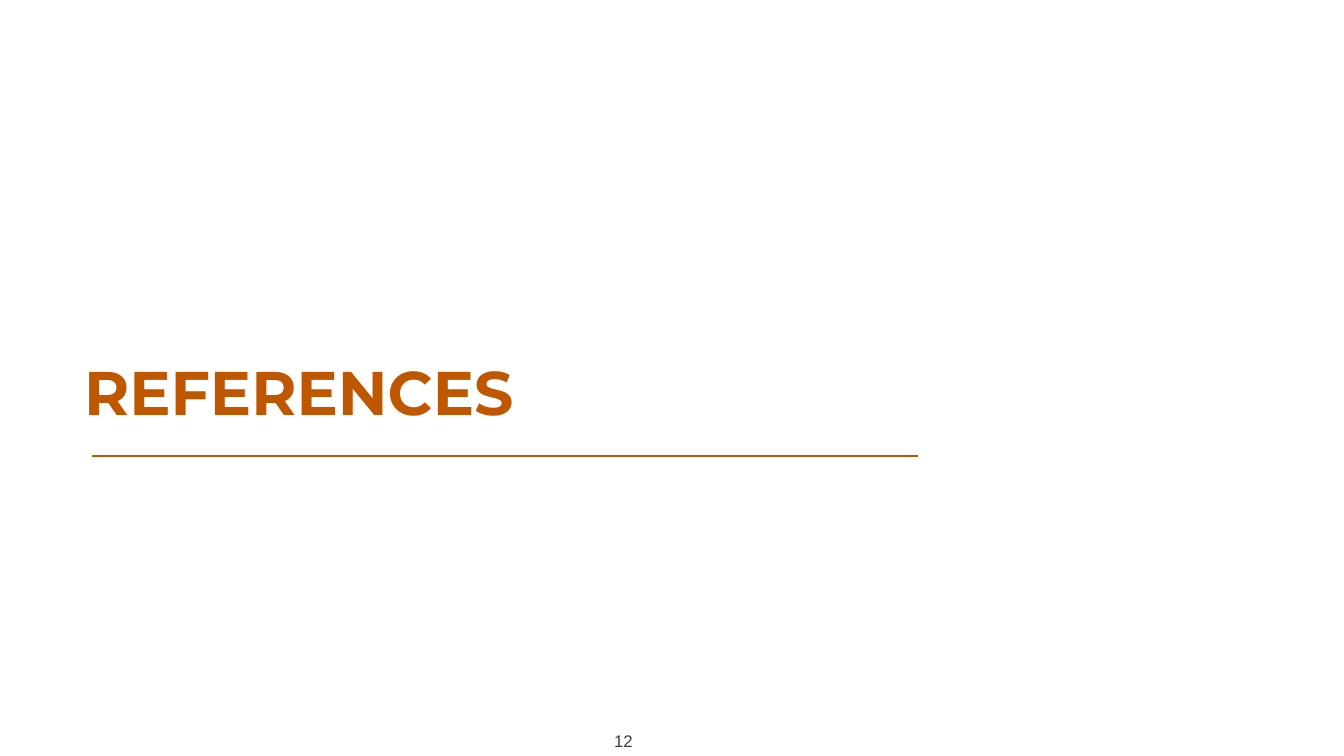
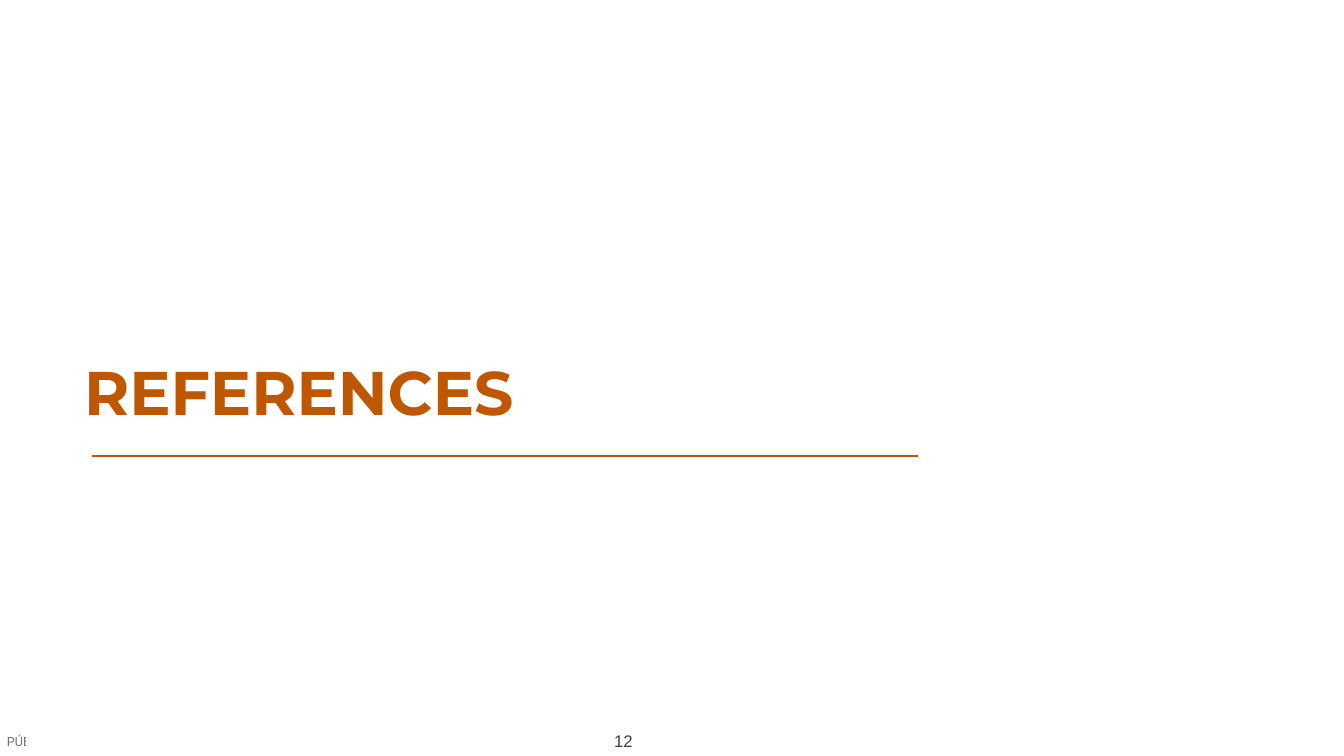
Before and after one commit to rebpoli/Doutorado, a slide deck: slide 12 of Research/PAPER/2024-05 - Proposal - Draft/2024-05-28 - Proposal Draft.pptx. Drawn at 1344x756 pixels with LibreOffice and Linux fonts; fonts in the diff are those of the drawing; background and template pictures are left out. Boxes give left, top, right and bottom in pixels: in the first picture for what was removed or moved away, otherwise in the second. Text is boxed around its words. In the diff, an @@ line names an element or a change of style, - is before the commit and + after.

```diff
--- a/Research/PAPER/2024-05 - Proposal - Draft/2024-05-28 - Proposal Draft.pptx
+++ b/Research/PAPER/2024-05 - Proposal - Draft/2024-05-28 - Proposal Draft.pptx
@@ text added at (7, 735, 58, 746), 9 pt, text #737373 @@
+PÚBLICA
```
Also in this commit, not shown: 12 other slides changed, 10 other files.
